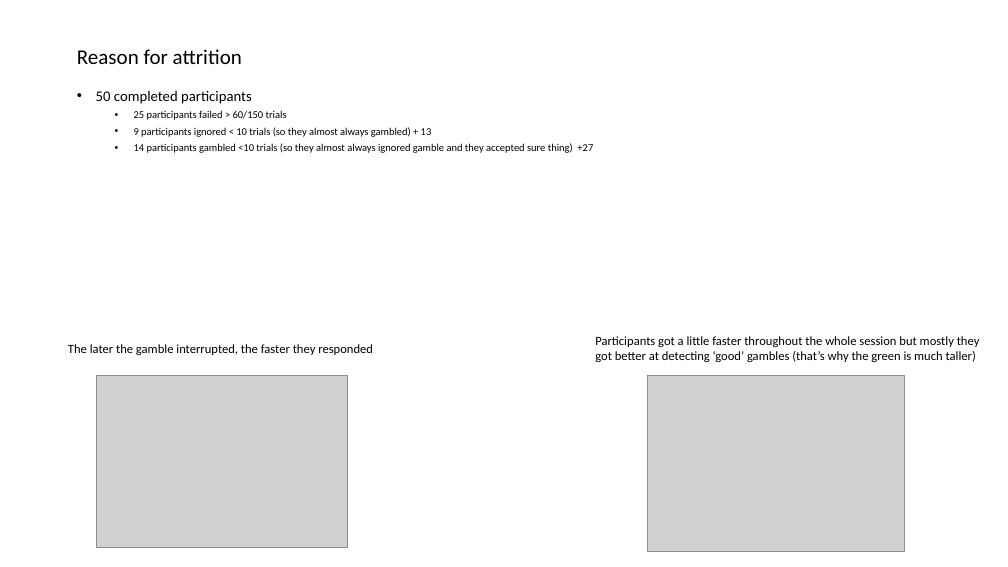
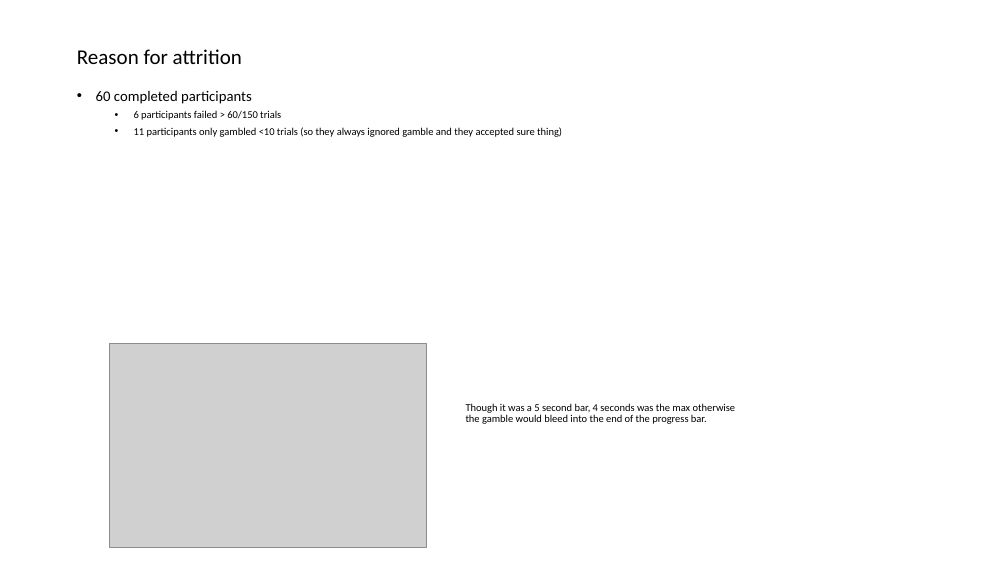
Before and after one commit to gpagnier/rampAnalysis, a slide deck: slide 3 of instrumentalRamp50.pptm. Drawn at 1008x567 pixels with LibreOffice and Linux fonts; fonts in the diff are those of the drawing; grey boxes stand for pictures. Boxes give left, top, right and bottom in pixels: in the first picture for what was removed or moved away, otherwise in the second. Text is boxed around its words. In the diff, an @@ line names an element or a change of style, - is before the commit and + after.

```diff
--- a/instrumentalRamp50.pptm
+++ b/instrumentalRamp50.pptm
@@ text at (96, 91, 562, 137): text changed @@
-• 50 completed participants
-  • 25 participants failed > 60/150 trials
-  • 9 participants ignored < 10 trials (so they almost always gambled) + 13
-  • 14 participants gambled <10 trials (so they almost always ignored gamble and they accepted sure thing) +27
+• 60 completed participants
+  • 6 participants failed > 60/150 trials
+  • 11 participants only gambled <10 trials (so they always ignored gamble and they accepted sure thing)
@@ text removed at (68, 344, 373, 355) @@
-The later the gamble interrupted, the faster they responded
@@ picture: place and size @@
-picture at (97, 376, 348, 547)
+picture at (110, 344, 426, 547)
@@ text removed at (595, 336, 980, 362) @@
-Participants got a little faster throughout the whole session but mostly they
-got better at detecting ‘good’ gambles (that’s why the green is much taller)
@@ picture removed at (648, 376, 905, 551) @@
@@ text added at (466, 403, 736, 424), 10 pt, text #000000 @@
+Though it was a 5 second bar, 4 seconds was the max otherwise the gamble would bleed into the end of the progress bar.
```
Also in this commit, not shown: 9 other slides changed, 4 slides added, 7 slides removed, 15 other files.
